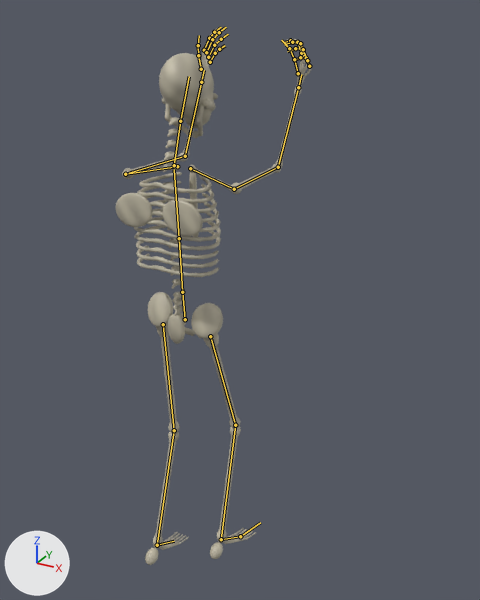
One commit to the glTF model assets/models/creatures/hoplite.glb: the scene before it, then after it.
Both versions are drawn from a camera (50 mm lens) standing at (1.04, -1.547, 1.853) and looking at (0.065, 0.226, 0.966). Lighting does not change. The marker at lower left points along +X, +Y and +Z. The first picture is the older version. Both versions are drawn at frame 11 of the action 'fall'; the numbers are the values there. The bones that change, and the others that lie on the model, are drawn over the model as lines.

Objects in the first picture: 'hoplite'.
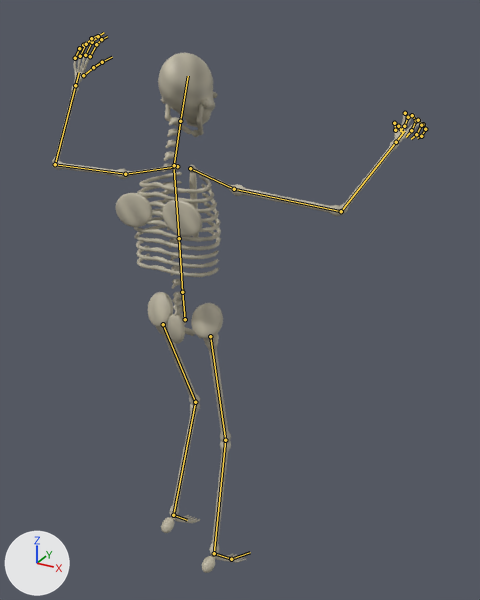
The change, as JSON lines over the scene's bpy script:
```json
{"block": "bone_upper_arm_l", "where": "bone_upper_arm_l = bpy.data.objects['hoplite_rig'].pose.bones['upper_arm.L']  # child of 'clavicle.L'"}
{"op": "set", "path": "bone_upper_arm_l.rotation_quaternion", "old": "(0.681, 0.697, -0.144, -0.172)", "new": "(0.767, 0.259, -0.493, 0.319)", "note": "degrees (91, 3, -26) -> degrees (12, -67, 37)"}
{"block": "bone_forearm_l", "where": "bone_forearm_l = bpy.data.objects['hoplite_rig'].pose.bones['forearm.L']  # child of 'upper_arm.L'"}
{"op": "set", "path": "bone_forearm_l.rotation_quaternion", "old": "(0.878, 0.46, -0.047, 0.122)", "new": "(0.696, 0.718, 0.0, 0.0)", "note": "degrees (54, -11, 10) -> degrees (92, 0, 0)"}
{"block": "bone_upper_arm_r", "where": "bone_upper_arm_r = bpy.data.objects['hoplite_rig'].pose.bones['upper_arm.R']  # child of 'clavicle.R'"}
{"op": "set", "path": "bone_upper_arm_r.rotation_quaternion", "old": "(0.681, 0.697, 0.144, 0.172)", "new": "(0.873, 0.165, 0.298, -0.347)", "note": "degrees (91, -3, 26) -> degrees (6, 40, -41)"}
{"block": "bone_forearm_r", "where": "bone_forearm_r = bpy.data.objects['hoplite_rig'].pose.bones['forearm.R']  # child of 'upper_arm.R'"}
{"op": "set", "path": "bone_forearm_r.rotation_quaternion", "old": "(0.878, 0.46, 0.047, -0.122)", "new": "(0.828, 0.56, 0.0, 0.0)", "note": "degrees (54, 11, -10) -> degrees (68, 0, 0)"}
{"block": "bone_index_01_r", "where": "bone_index_01_r = bpy.data.objects['hoplite_rig'].pose.bones['index.01.R']  # child of 'hand.R'"}
{"op": "set", "path": "bone_index_01_r.rotation_quaternion", "old": "(0.956, 0.0, 0.0, 0.293)", "new": "(0.859, 0.0, 0.0, 0.512)", "note": "degrees (0, 0, 34) -> degrees (0, 0, 62)"}
{"block": "bone_index_02_r", "where": "bone_index_02_r = bpy.data.objects['hoplite_rig'].pose.bones['index.02.R']  # child of 'index.01.R'"}
{"op": "set", "path": "bone_index_02_r.rotation_quaternion", "old": "(0.925, 0.0, 0.0, 0.38)", "new": "(0.762, 0.0, 0.0, 0.647)", "note": "degrees (0, 0, 45) -> degrees (0, 0, 81)"}
{"block": "bone_middle_01_r", "where": "bone_middle_01_r = bpy.data.objects['hoplite_rig'].pose.bones['middle.01.R']  # child of 'hand.R'"}
{"op": "set", "path": "bone_middle_01_r.rotation_quaternion", "old": "(0.956, 0.0, 0.0, 0.293)", "new": "(0.859, 0.0, 0.0, 0.512)", "note": "degrees (0, 0, 34) -> degrees (0, 0, 62)"}
{"block": "bone_middle_02_r", "where": "bone_middle_02_r = bpy.data.objects['hoplite_rig'].pose.bones['middle.02.R']  # child of 'middle.01.R'"}
{"op": "set", "path": "bone_middle_02_r.rotation_quaternion", "old": "(0.925, 0.0, 0.0, 0.38)", "new": "(0.762, 0.0, 0.0, 0.647)", "note": "degrees (0, 0, 45) -> degrees (0, 0, 81)"}
{"block": "bone_pinky_01_r", "where": "bone_pinky_01_r = bpy.data.objects['hoplite_rig'].pose.bones['pinky.01.R']  # child of 'hand.R'"}
{"op": "set", "path": "bone_pinky_01_r.rotation_quaternion", "old": "(0.947, 0.0, 0.0, 0.322)", "new": "(0.83, 0.0, 0.0, 0.557)", "note": "degrees (0, 0, 38) -> degrees (0, 0, 68)"}
{"block": "bone_pinky_02_r", "where": "bone_pinky_02_r = bpy.data.objects['hoplite_rig'].pose.bones['pinky.02.R']  # child of 'pinky.01.R'"}
{"op": "set", "path": "bone_pinky_02_r.rotation_quaternion", "old": "(0.91, 0.0, 0.0, 0.416)", "new": "(0.715, 0.0, 0.0, 0.699)", "note": "degrees (0, 0, 49) -> degrees (0, 0, 89)"}
{"block": "bone_ring_01_r", "where": "bone_ring_01_r = bpy.data.objects['hoplite_rig'].pose.bones['ring.01.R']  # child of 'hand.R'"}
{"op": "set", "path": "bone_ring_01_r.rotation_quaternion", "old": "(0.952, 0.0, 0.0, 0.307)", "new": "(0.845, 0.0, 0.0, 0.535)", "note": "degrees (0, 0, 36) -> degrees (0, 0, 65)"}
{"block": "bone_ring_02_r", "where": "bone_ring_02_r = bpy.data.objects['hoplite_rig'].pose.bones['ring.02.R']  # child of 'ring.01.R'"}
{"op": "set", "path": "bone_ring_02_r.rotation_quaternion", "old": "(0.918, 0.0, 0.0, 0.398)", "new": "(0.739, 0.0, 0.0, 0.673)", "note": "degrees (0, 0, 47) -> degrees (0, 0, 85)"}
{"block": "bone_ring_03_r", "where": "bone_ring_03_r = bpy.data.objects['hoplite_rig'].pose.bones['ring.03.R']  # child of 'ring.02.R'"}
{"op": "set", "path": "bone_ring_03_r.rotation_quaternion", "old": "(0.972, 0.0, 0.0, 0.236)", "new": "(0.909, 0.0, 0.0, 0.418)", "note": "degrees (0, 0, 27) -> degrees (0, 0, 49)"}
{"block": "bone_thumb_01_r", "where": "bone_thumb_01_r = bpy.data.objects['hoplite_rig'].pose.bones['thumb.01.R']  # child of 'hand.R'"}
{"op": "set", "path": "bone_thumb_01_r.rotation_quaternion", "old": "(0.998, 0.007, 0.0, 0.061)", "new": "(0.956, -0.077, -0.025, 0.282)", "note": "degrees (1, 0, 7) -> degrees (-9, 0, 33)"}
{"block": "bone_thumb_02_r", "where": "bone_thumb_02_r = bpy.data.objects['hoplite_rig'].pose.bones['thumb.02.R']  # child of 'thumb.01.R'"}
{"op": "set", "path": "bone_thumb_02_r.rotation_quaternion", "old": "(0.991, 0.015, 0.0, 0.133)", "new": "(0.93, -0.11, -0.04, 0.347)", "note": "degrees (2, 0, 15) -> degrees (-13, 0, 41)"}
{"block": "bone_thigh_l", "where": "bone_thigh_l = bpy.data.objects['hoplite_rig'].pose.bones['thigh.L']  # child of 'hips'"}
{"op": "set", "path": "bone_thigh_l.rotation_quaternion", "old": "(0.999, 0.035, 0.0, 0.0)", "new": "(0.979, 0.204, -0.003, 0.0)", "note": "degrees (4, 0, 0) -> degrees (24, 0, 0)"}
{"block": "bone_shin_l", "where": "bone_shin_l = bpy.data.objects['hoplite_rig'].pose.bones['shin.L']  # child of 'thigh.L'"}
{"op": "set", "path": "bone_shin_l.rotation_quaternion", "old": "(0.988, -0.156, 0.0, 0.0)", "new": "(0.933, -0.361, 0.003, 0.0)", "note": "degrees (-18, 0, 0) -> degrees (-42, 0, 0)"}
{"block": "bone_foot_l", "where": "bone_foot_l = bpy.data.objects['hoplite_rig'].pose.bones['foot.L']  # child of 'shin.L'"}
{"op": "set", "path": "bone_foot_l.rotation_quaternion", "old": "(1.0, 0.0, 0.0, 0.0)", "new": "(0.998, -0.054, 0.004, 0.002)", "note": "degrees (0, 0, 0) -> degrees (-6, 1, 0)"}
{"block": "bone_thigh_r", "where": "bone_thigh_r = bpy.data.objects['hoplite_rig'].pose.bones['thigh.R']  # child of 'hips'"}
{"op": "set", "path": "bone_thigh_r.rotation_quaternion", "old": "(0.988, 0.156, 0.0, 0.0)", "new": "(0.997, 0.073, 0.001, 0.0)", "note": "degrees (18, 0, 0) -> degrees (8, 0, 0)"}
{"block": "bone_shin_r", "where": "bone_shin_r = bpy.data.objects['hoplite_rig'].pose.bones['shin.R']  # child of 'thigh.R'"}
{"op": "set", "path": "bone_shin_r.rotation_quaternion", "old": "(0.966, -0.259, 0.0, 0.0)", "new": "(0.988, -0.154, -0.001, 0.0)", "note": "degrees (-30, 0, 0) -> degrees (-18, 0, 0)"}
{"block": "bone_foot_r", "where": "bone_foot_r = bpy.data.objects['hoplite_rig'].pose.bones['foot.R']  # child of 'shin.R'"}
{"op": "set", "path": "bone_foot_r.rotation_quaternion", "old": "(1.0, 0.0, 0.0, 0.0)", "new": "(0.99, -0.136, -0.011, -0.004)", "note": "degrees (0, 0, 0) -> degrees (-16, -1, 0)"}
```

Boxes [x1, y1, x2, y2] around the edits, measured in the pictures (480 x 600 px):
```json
{"object": "hoplite", "change": "posed", "before": [116, 27, 311, 565], "after": [52, 33, 427, 573], "on screen": "92% wider"}
{"bone": "upper_arm.L", "before": "(125, 174) to (185, 156)", "after": "(125, 174) to (55, 164)"}
{"bone": "forearm.L", "before": "(185, 156) to (201, 82)", "after": "(55, 164) to (75, 85)"}
{"bone": "upper_arm.R", "before": "(234, 189) to (278, 167)", "after": "(234, 189) to (341, 211)"}
{"bone": "forearm.R", "before": "(278, 167) to (298, 87)", "after": "(341, 211) to (396, 142)"}
{"bone": "index.01.R", "before": "(301, 53) to (297, 42)", "after": "(405, 113) to (408, 117)"}
{"bone": "index.02.R", "before": "(297, 42) to (290, 40)", "after": "(408, 117) to (404, 126)"}
{"bone": "middle.01.R", "before": "(304, 56) to (300, 43)", "after": "(412, 115) to (416, 120)"}
{"bone": "middle.02.R", "before": "(300, 43) to (292, 42)", "after": "(416, 120) to (411, 130)"}
{"bone": "pinky.01.R", "before": "(309, 66) to (306, 58)", "after": "(423, 124) to (425, 129)"}
{"bone": "pinky.02.R", "before": "(306, 58) to (300, 57)", "after": "(425, 129) to (421, 136)"}
{"bone": "ring.01.R", "before": "(307, 60) to (303, 49)", "after": "(418, 120) to (421, 125)"}
{"bone": "ring.02.R", "before": "(303, 49) to (295, 48)", "after": "(421, 125) to (416, 134)"}
{"bone": "ring.03.R", "before": "(295, 48) to (287, 51)", "after": "(416, 134) to (411, 139)"}
{"bone": "thumb.01.R", "before": "(298, 73) to (294, 59)", "after": "(395, 130) to (394, 123)"}
{"bone": "thumb.02.R", "before": "(294, 59) to (289, 48)", "after": "(394, 123) to (398, 126)"}
{"bone": "thigh.L", "before": "(163, 324) to (174, 430)", "after": "(163, 324) to (195, 402)"}
{"bone": "shin.L", "before": "(174, 430) to (157, 545)", "after": "(195, 402) to (173, 515)"}
{"bone": "foot.L", "before": "(157, 545) to (174, 541)", "after": "(173, 515) to (187, 520)"}
{"bone": "thigh.R", "before": "(210, 336) to (235, 425)", "after": "(210, 336) to (225, 440)"}
{"bone": "shin.R", "before": "(235, 425) to (221, 539)", "after": "(225, 440) to (214, 553)"}
{"bone": "foot.R", "before": "(221, 539) to (240, 536)", "after": "(214, 553) to (231, 559)"}
```
